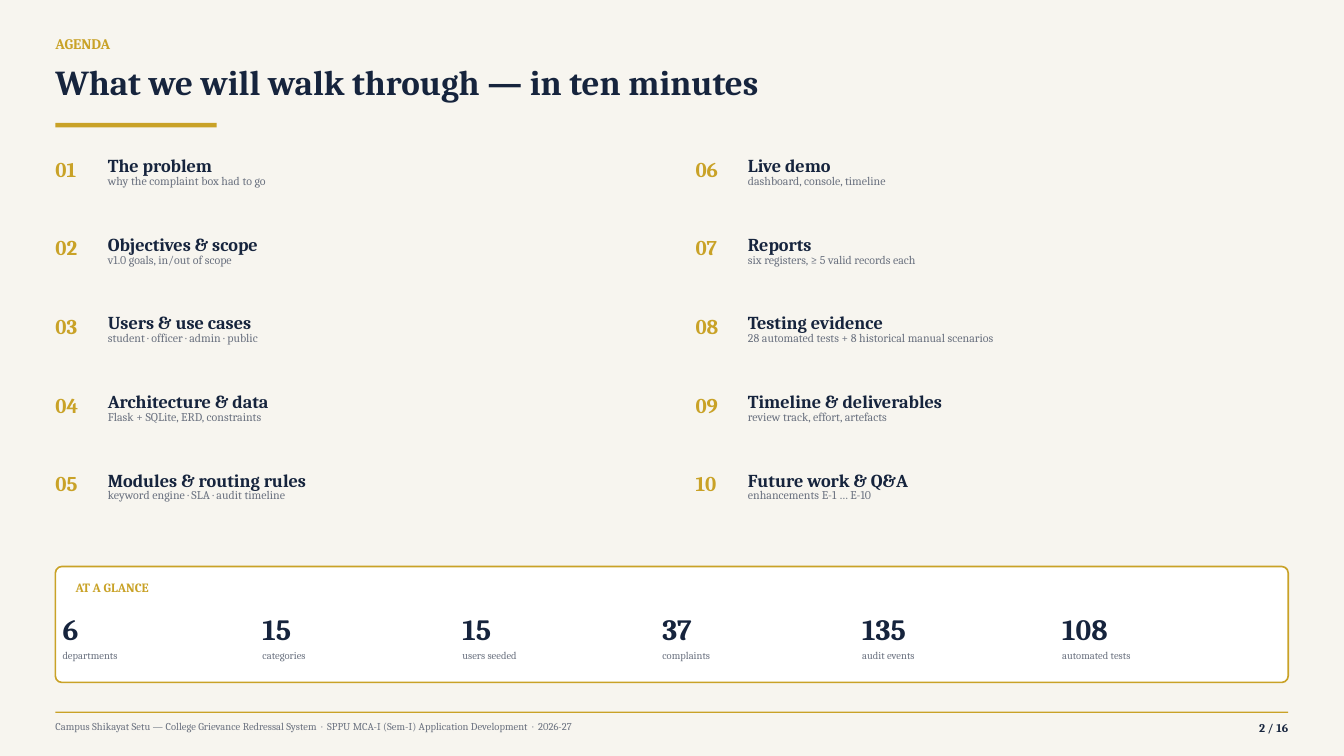
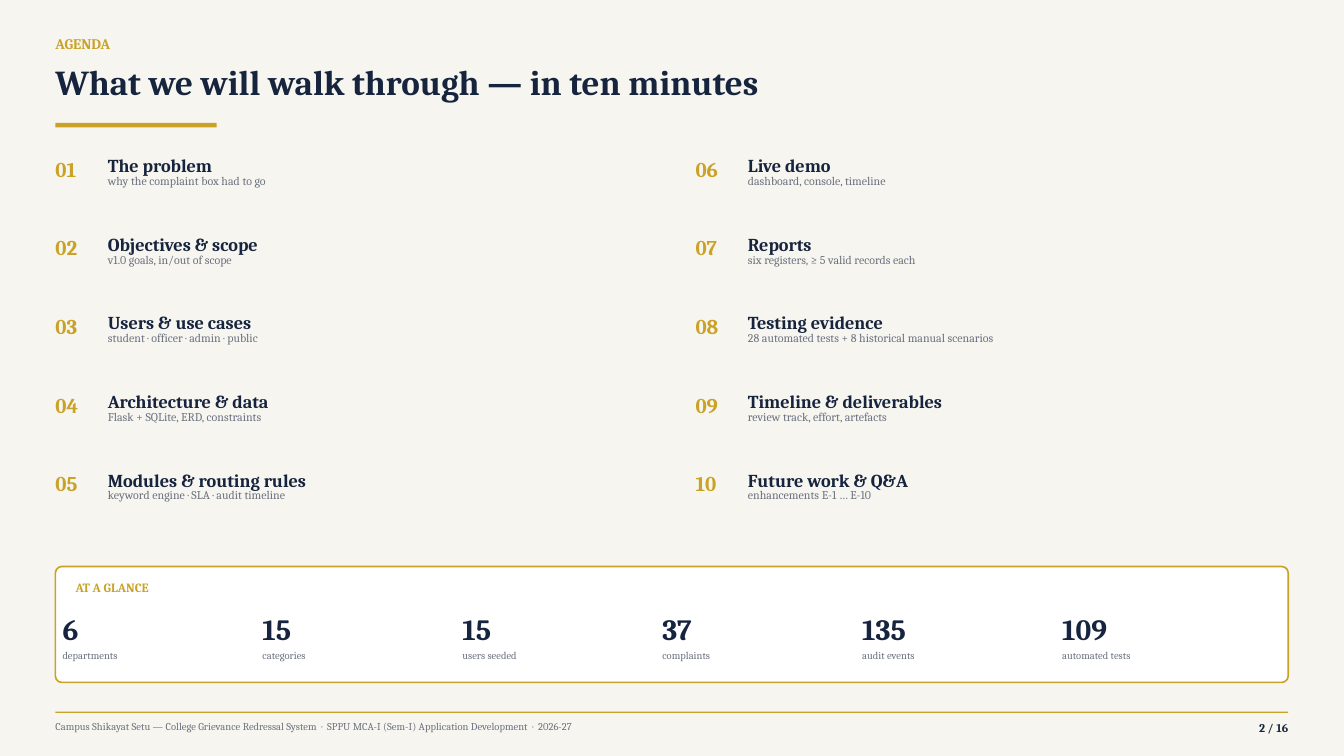
Before and after one commit to Yashwant-git392/Yashwant-git392, a slide deck: slide 2 of shikayat-setu/presentation/CampusShikayatSetu_MCA-Mini-Project_Review.pptx. Drawn at 1344x756 pixels with LibreOffice and Linux fonts; fonts in the diff are those of the drawing. Boxes give left, top, right and bottom in pixels: in the first picture for what was removed or moved away, otherwise in the second. Text is boxed around its words. In the diff, an @@ line names an element or a change of style, - is before the commit and + after.

```diff
--- a/shikayat-setu/presentation/CampusShikayatSetu_MCA-Mini-Project_Review.pptx
+++ b/shikayat-setu/presentation/CampusShikayatSetu_MCA-Mini-Project_Review.pptx
@@ text at (1062,620,1107,641): text changed @@
-108
+109
```
Also in this commit, not shown: 1 other slide changed, 20 other files.
